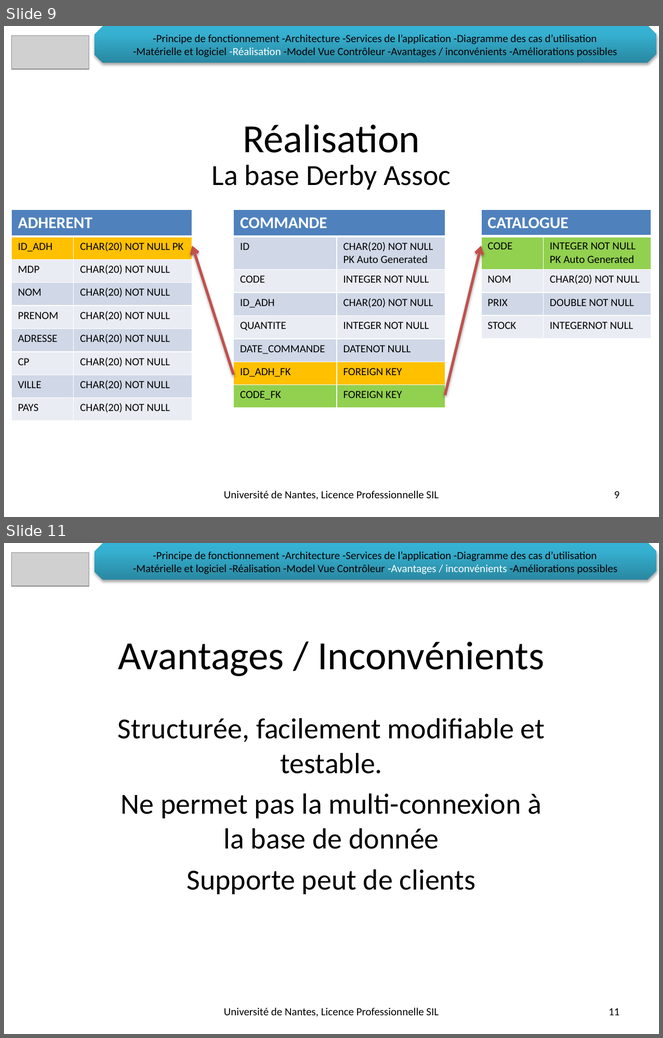
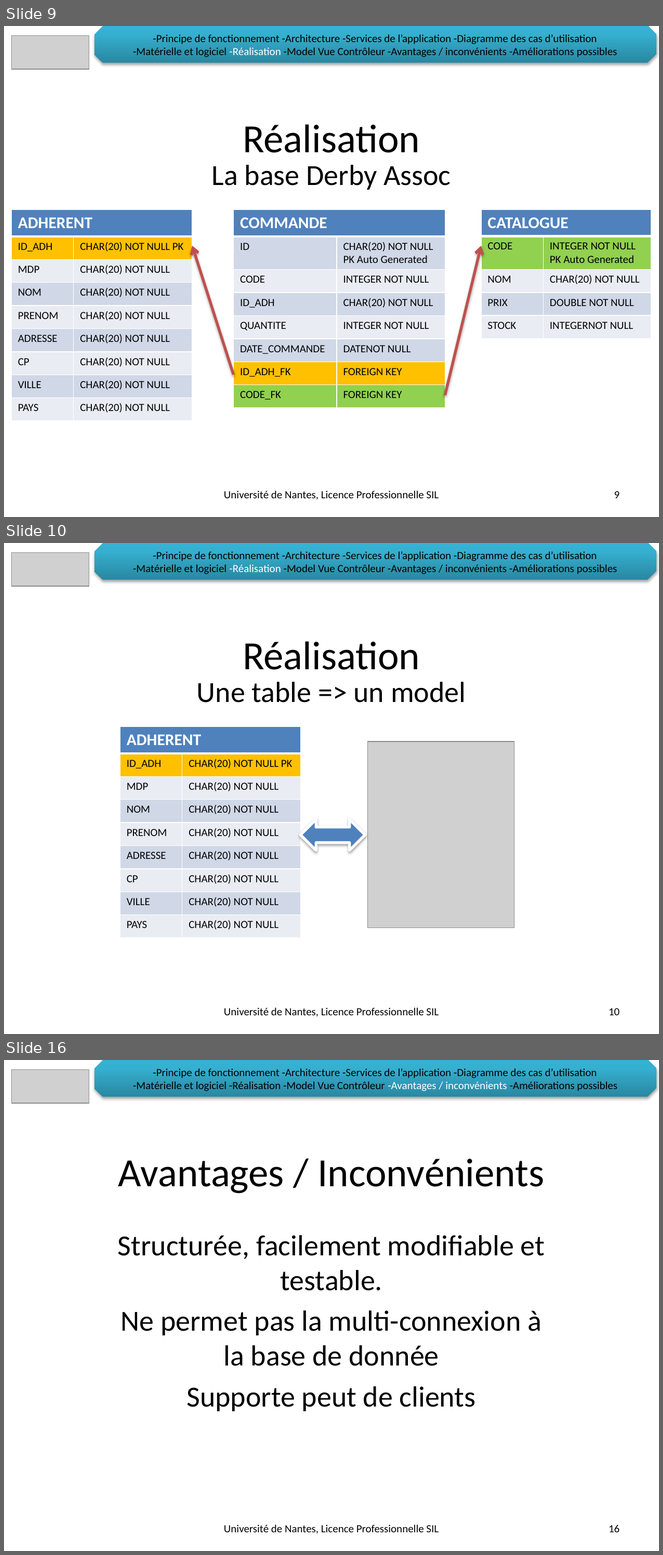
Before and after one commit to LeonardoALARCON/progr3, a slide deck: Documentation/DiapoProg3/PresentationProg3.pptx. Shown one above the other, each under a label of ours: slides 9 and 11 before the commit, slides 9, 10 and 16 after it; the slides between them are not shown. The pictures are 663x1038 and 663x1555 pixels, drawn with LibreOffice and Linux fonts; fonts in the diff are those of the drawing; grey boxes stand for pictures; background and template pictures are left out. Boxes give left, top, right and bottom in pixels: in the first picture for what was removed or moved away, otherwise in the second. Text is boxed around its words. In the diff, an @@ line names an element or a change of style, - is before the commit and + after.

```diff
--- a/Documentation/DiapoProg3/PresentationProg3.pptx
+++ b/Documentation/DiapoProg3/PresentationProg3.pptx
@@ slide 10 added at (x1=4, y1=543, x2=659, y2=1034), background picture (left out) @@
@@ picture added at (x1=12, y1=553, x2=89, y2=586) @@
@@ snip diag rect added at (x1=94, y1=543, x2=657, y2=580), fill gradient #2A88A2 to #37B1D2 to #34B4D6, 12 pt, text #000000 @@
+-Principe de fonctionnement -Architecture -Services de l’application -Diagramme des cas d’utilisation
+-Matérielle et logiciel -Réalisation -Model Vue Contrôleur -Avantages / inconvénients -Améliorations possibles
@@ title added at (x1=243, y1=641, x2=420, y2=670), 44 pt, text #000000 @@
+Réalisation
@@ subtitle added at (x1=197, y1=682, x2=466, y2=703), 32 pt, text #000000 @@
+Une table => un model
@@ table added at (x1=120, y1=727, x2=301, y2=939), 9 rows, 2 columns @@
+ADHERENT | 
+ID_ADH | CHAR(20) NOT NULL PK
+MDP | CHAR(20) NOT NULL
+NOM | CHAR(20) NOT NULL
+PRENOM | CHAR(20) NOT NULL
+ADRESSE | CHAR(20) NOT NULL
+CP | CHAR(20) NOT NULL
+VILLE | CHAR(20) NOT NULL
+PAYS | CHAR(20) NOT NULL
@@ picture added at (x1=367, y1=742, x2=515, y2=928) @@
@@ left right arrow added at (x1=301, y1=820, x2=365, y2=850), fill #4F81BD, outline #FFFFFF 3 pt @@
@@ text added at (x1=224, y1=1008, x2=439, y2=1017), 12 pt, text #000000 @@
+Université de Nantes, Licence Professionnelle SIL
@@ page number added at (x1=609, y1=1008, x2=620, y2=1016), 12 pt, text #000000 @@
+10
@@ what was slide 11 is now slide 16 @@
@@ page number at (x1=609, y1=1525, x2=620, y2=1533): text changed @@
-11
+16
```
Also in this commit, not shown: 1 slide changed, 4 other slides added, 4 other files.
